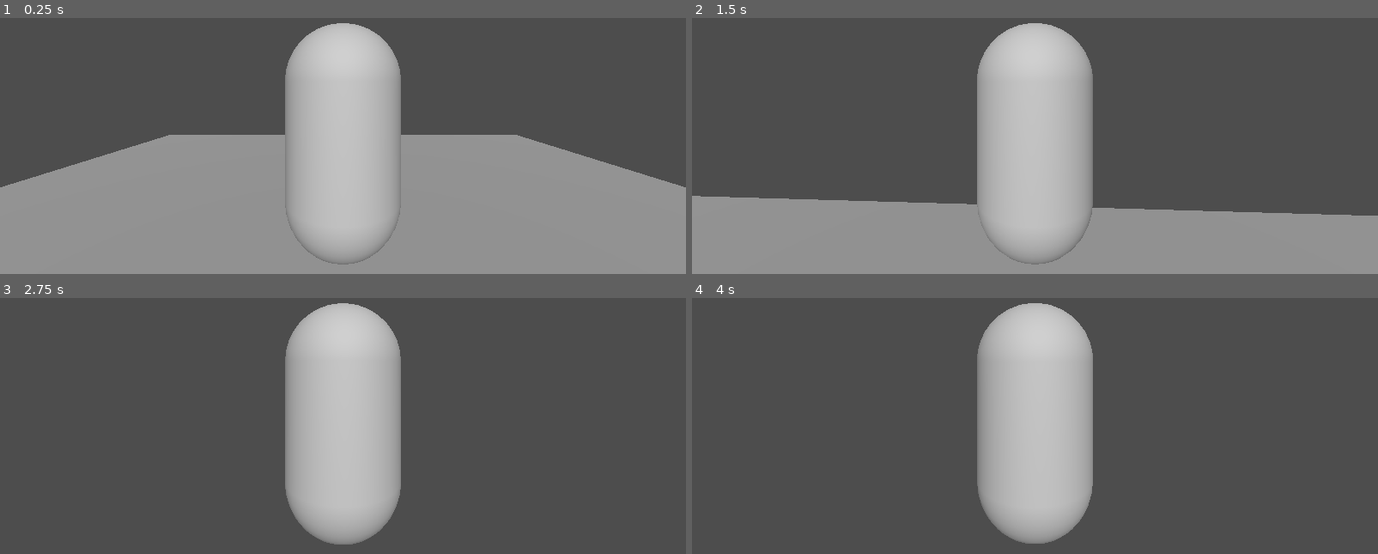
Above: before the commit, frames 1-4 (two rows, left to right).
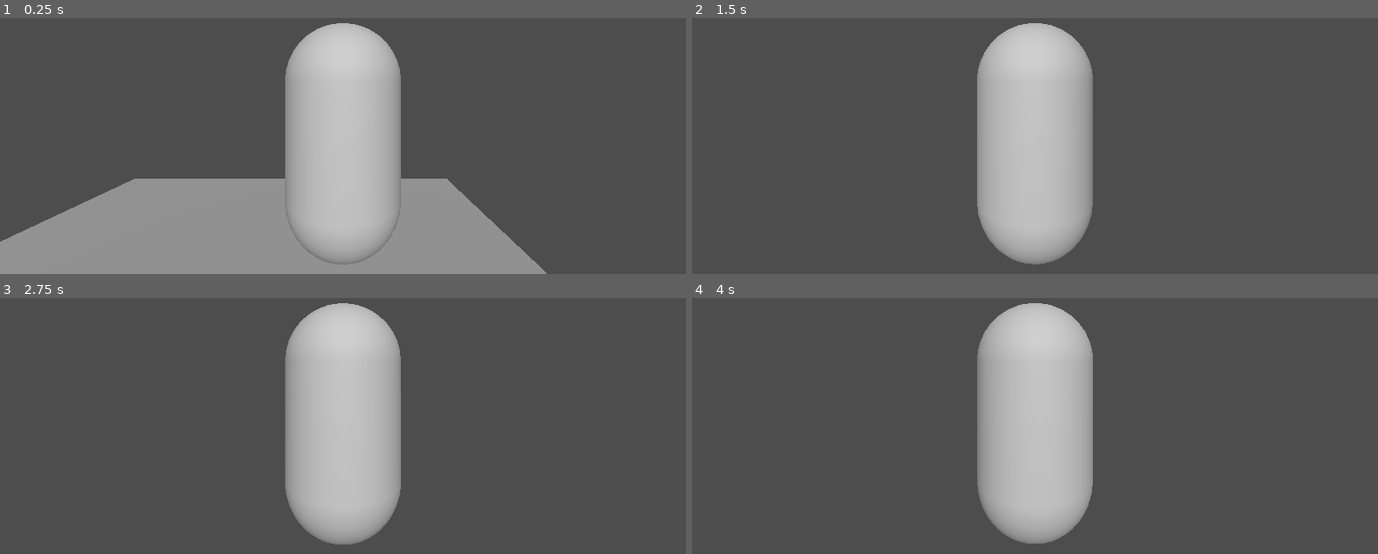
Above: after the commit, the same moments.

Repository: kuritism/scrimmages-during-internship-2
Game: Godot game, scene res://level.tscn
Two runs of this game, one before a commit and one after it. Both use one fixed random seed, a clock stepped at 60 frames per second and the inputs below.
Inputs (mouse positions are in pixels of both pictures, inside the frame that each line leads up to):
- Up to frame 1 (0.25 s): no input
- Up to frame 2 (1.5 s): move the mouse to (1069, 79) at 0.52 s; hold W (move_forward) from 0.53 s (still down); tap Space (jump, bound only after the commit) at 0.6, 0.77, 1.07, 1.35 s; move the mouse to (1000, 82) at 1.27 s
- Up to frame 3 (2.75 s): keep holding W (move_forward); tap Space (jump, bound only after the commit) at 1.52, 1.82, 2.1 s; tap Enter at 2 s; move the mouse to (356, 354) at 2.02 s
- Up to frame 4 (4 s): keep holding W (move_forward); tap Space (jump, bound only after the commit) at 2.75, 2.85, 3.02, 3.32, 3.6, 3.77 s; move the mouse to (1028, 367) at 2.77 s; tap Enter at 3.5 s; move the mouse to (1083, 364) at 3.52 s

The runs differ from the first frame. In frame 1, 22% of the frame differs, in the area x 0-100%, y 45-100%; in frame 2, 24%, in the area x 0-100%, y 69-100%; in frame 3, less than 0.1%; in frame 4, less than 0.1%.

Commit message:
jumpman
wahoo

Diff:
--- a/level.tscn
+++ b/level.tscn
@@ -7,6 +7,8 @@
 [sub_resource type="PlaneMesh" id="PlaneMesh_s3vur"]
 
 [sub_resource type="WorldBoundaryShape3D" id="WorldBoundaryShape3D_d3oby"]
+
+[sub_resource type="CylinderShape3D" id="CylinderShape3D_pkv2p"]
 
 [node name="Node3D" type="Node3D"]
 
@@ -29,3 +31,9 @@
 shape = SubResource("WorldBoundaryShape3D_d3oby")
 
 [node name="Player" parent="." instance=ExtResource("1_lin1h")]
+transform = Transform3D(1, 0, 0, 0, 1, 0, 0, 0, 1, 1.67801, 1.57629, 0.819533)
+
+[node name="Floor Detection" type="ShapeCast3D" parent="Player"]
+transform = Transform3D(0.9, 0, 0, 0, 0.208, 0, 0, 0, 0.9, 0, 0.116593, 0)
+shape = SubResource("CylinderShape3D_pkv2p")
+target_position = Vector3(0, -4.5, 0)
--- a/player.gd
+++ b/player.gd
@@ -15,6 +15,9 @@
 	var input := Vector3.ZERO
 	input.x = Input.get_axis("move_left", "move_right")
 	input.z = Input.get_axis("move_forward", "move_backward")
+
+	if $"Floor Detection".is_colliding() and Input.is_action_just_pressed("jump"):
+		input.y = 20
 
 	apply_central_force(twist_pivot.basis * input * 1200.0 * delta)
 
--- a/project.godot
+++ b/project.godot
@@ -37,3 +37,8 @@
 "events": [Object(InputEventKey,"resource_local_to_scene":false,"resource_name":"","device":-1,"window_id":0,"alt_pressed":false,"shift_pressed":false,"ctrl_pressed":false,"meta_pressed":false,"pressed":false,"keycode":0,"physical_keycode":83,"key_label":0,"unicode":115,"echo":false,"script":null)
 ]
 }
+jump={
+"deadzone": 0.5,
+"events": [Object(InputEventKey,"resource_local_to_scene":false,"resource_name":"","device":-1,"window_id":0,"alt_pressed":false,"shift_pressed":false,"ctrl_pressed":false,"meta_pressed":false,"pressed":false,"keycode":0,"physical_keycode":32,"key_label":0,"unicode":32,"echo":false,"script":null)
+]
+}
Not shown: 1 places in level.tscn that only renumber resources
